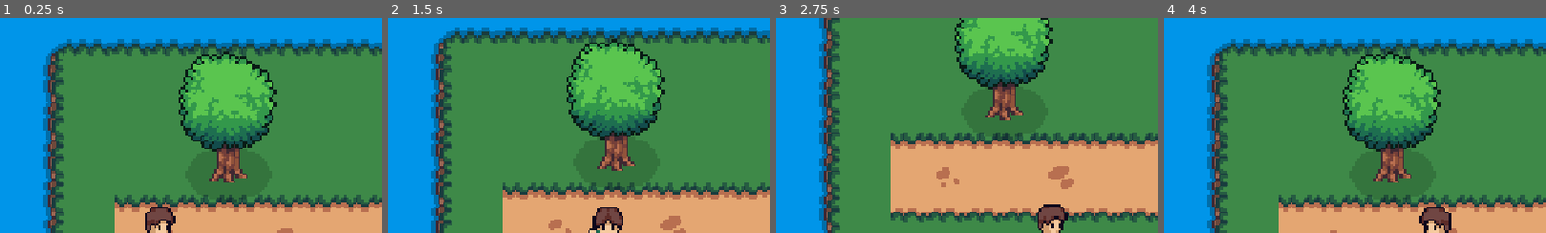
Above: before the commit, frames 1-4 (left to right).
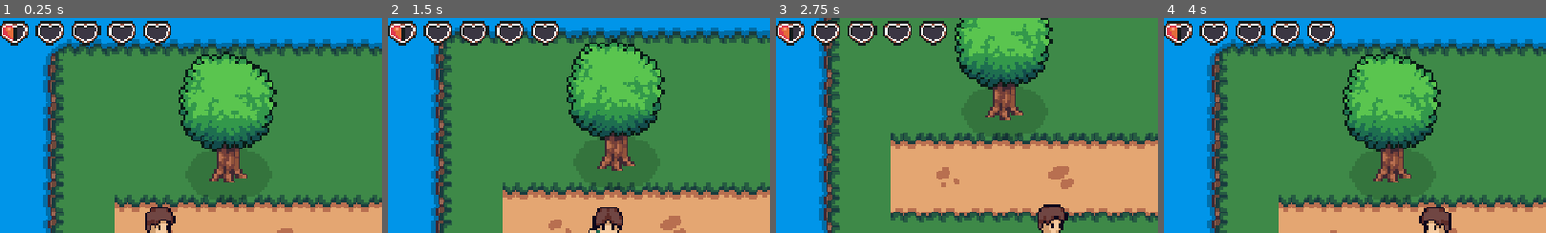
Above: after the commit, the same moments.

Repository: masonnh/top-down-adventure
Game: Godot game, scene res://scenes/main.tscn
Two runs of this game, one before a commit and one after it. Both use one fixed random seed, a clock stepped at 60 frames per second and the inputs below.
Inputs:
- Up to frame 1 (0.25 s): no input
- Up to frame 2 (1.5 s): tap Enter at 0.5 s; hold Right (right) 0.53-1.28 s; tap Space (attack) at 0.6, 1.35 s; hold S (down) from 1.28 s (still down)
- Up to frame 3 (2.75 s): release S (down) at 2.03 s; hold Right (right) from 2.03 s (still down); tap Space (attack) at 2.1 s
- Up to frame 4 (4 s): release Right (right) at 2.78 s; hold W (up) 2.78-3.53 s; tap Space (attack) at 2.85, 3.6 s; hold Left (left) from 3.53 s (still down)
The pictures show only the part of the screen within x 0-50%, y 0-50%; the shares and areas given below are measured in that part.

The runs differ from the first frame. In frame 1, 3.4% of the frame differs, in the area x 0-45%, y 1-13%; in frame 2, 3.4%; in frame 3, 3.4%; in frame 4, 3.4%.

Commit message:
hearts hud

Diff:
--- a/scenes/hud.tscn
+++ b/scenes/hud.tscn
@@ -1,6 +1,7 @@
 [gd_scene format=3 uid="uid://bpuf12vxfmnpi"]
 
 [ext_resource type="Script" uid="uid://dho5kcnfkip7c" path="res://scripts/hud.gd" id="1_ahhtf"]
+[ext_resource type="Texture2D" uid="uid://dl7ey25iblsjf" path="res://assets/images/UI/Heart_full.png" id="2_oo0fn"]
 
 [node name="HUD" type="CanvasLayer" unique_id=112357812]
 script = ExtResource("1_ahhtf")
@@ -13,3 +14,33 @@
 grow_horizontal = 2
 grow_vertical = 2
 color = Color(0, 0, 0, 1)
+
+[node name="Hearts" type="HBoxContainer" parent="." unique_id=514511368]
+offset_right = 96.0
+offset_bottom = 16.0
+scale = Vector2(3, 3)
+
+[node name="Heart1" type="TextureRect" parent="Hearts" unique_id=263920280]
+layout_mode = 2
+texture = ExtResource("2_oo0fn")
+stretch_mode = 2
+
+[node name="Heart2" type="TextureRect" parent="Hearts" unique_id=1748328668]
+layout_mode = 2
+texture = ExtResource("2_oo0fn")
+stretch_mode = 2
+
+[node name="Heart3" type="TextureRect" parent="Hearts" unique_id=626056083]
+layout_mode = 2
+texture = ExtResource("2_oo0fn")
+stretch_mode = 2
+
+[node name="Heart4" type="TextureRect" parent="Hearts" unique_id=463032907]
+layout_mode = 2
+texture = ExtResource("2_oo0fn")
+stretch_mode = 2
+
+[node name="Heart5" type="TextureRect" parent="Hearts" unique_id=1466445096]
+layout_mode = 2
+texture = ExtResource("2_oo0fn")
+stretch_mode = 2
--- a/scripts/hud.gd
+++ b/scripts/hud.gd
@@ -1,7 +1,39 @@
 extends CanvasLayer
 
 
+const HEART_SIZE: int = 20
+var player
+
+const HEART_FULL = preload("res://assets/images/UI/Heart_full.png")
+const HEART_HALF = preload("res://assets/images/UI/Heart_half.png")
+const HEART_EMPTY = preload("res://assets/images/UI/Heart_empty.png")
+
+
 @onready var fade_overlay: ColorRect = $FadeOverlay
+@onready var hearts_container: HBoxContainer = $Hearts
+
+func set_player(p) -> void:
+	player = p
+	if player:
+		player.health_changed.connect(_update_health)
+		_update_health(player.health)
+
+func _update_health(new_health: int) -> void:
+	var hearts = hearts_container.get_children()
+	var max_hearts = len(hearts)
+	var full = int(new_health / HEART_SIZE)
+	var half = 1 if (new_health % HEART_SIZE) > 0 else 0
+	var empty = max_hearts - (full + half)
+
+	# Update full hearts
+	for i in full:
+		hearts[i].texture = HEART_FULL
+	# Update half heart:
+	if half:
+		hearts[full].texture = HEART_HALF
+	# Update empty hearts
+	for i in empty:
+		hearts[len(hearts) - 1 - i].texture = HEART_EMPTY
 
 
 func fade(to_alpha: float) -> void:
--- a/scripts/main.gd
+++ b/scripts/main.gd
@@ -31,6 +31,7 @@
 	# Connect Player
 	var player = level_root.get_node("Player")
 	player.died.connect(_on_player_died)
+	$HUD.set_player(player)
 
 	# Connect Exit
 	var exit = level_root.get_node_or_null("Exit")
--- a/scripts/player.gd
+++ b/scripts/player.gd
@@ -1,5 +1,6 @@
 extends CharacterBody2D
 
+signal health_changed(new_health: int)
 signal died
 
 @onready var anim_spr: AnimatedSprite2D = $AnimatedSprite2D
@@ -130,6 +131,7 @@
 	take_damage_sound.play()
 	health -= amount
 	PlayerStats.health = health
+	health_changed.emit(health)
 
 	if health <= 0:
 		die()
Binary file added: assets/images/UI/Heart_empty.png
Not shown, added: assets/images/UI/Heart_empty.png.import
Binary file added: assets/images/UI/Heart_full.png
Not shown, added: assets/images/UI/Heart_full.png.import
Binary file added: assets/images/UI/Heart_half.png
Not shown, added: assets/images/UI/Heart_half.png.import
